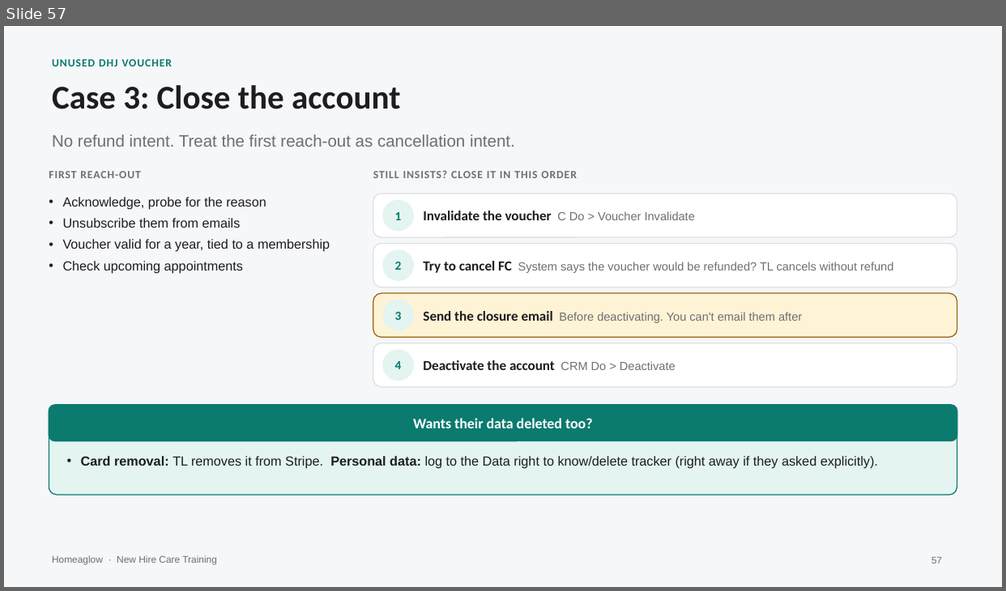
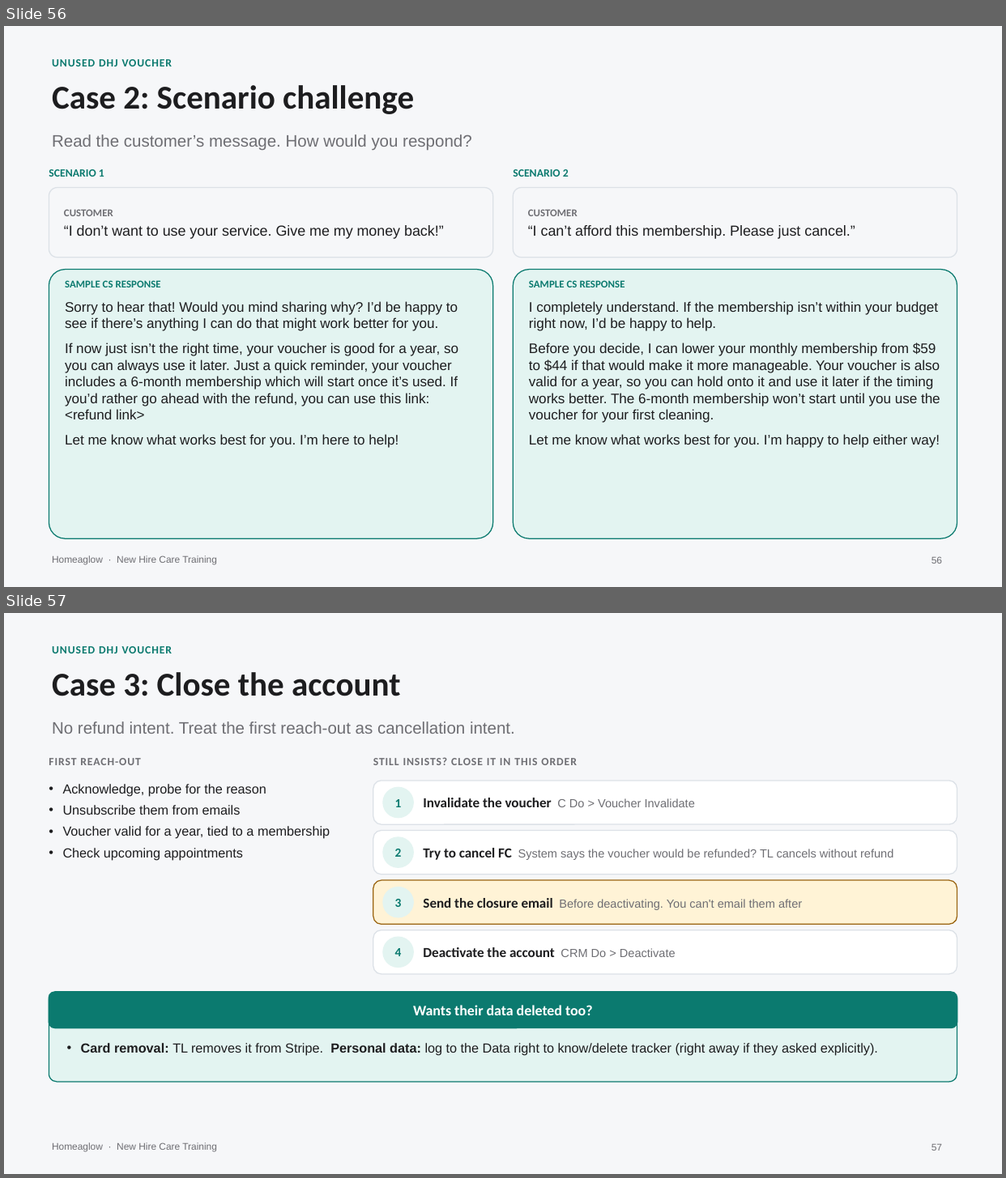
Before and after one commit to anjulimichelle/training, a slide deck: retention-membership-cancellation/retention-membership-cancellation.pptx. Shown one above the other, each under a label of ours: slide 57 before the commit, slides 56 and 57 after it. The pictures are 1006x591 and 1006x1178 pixels, drawn with LibreOffice and Linux fonts; fonts in the diff are those of the drawing. Boxes give left, top, right and bottom in pixels: in the first picture for what was removed or moved away, otherwise in the second. Text is boxed around its words. In the diff, an @@ line names an element or a change of style, - is before the commit and + after.

```diff
--- a/retention-membership-cancellation/retention-membership-cancellation.pptx
+++ b/retention-membership-cancellation/retention-membership-cancellation.pptx
@@ slide 56 added at (4, 26, 1002, 587), background #F6F7F9; not listed: 1 template element that a slide beside it also shows @@
@@ text added at (52, 59, 172, 66), 8 pt, text #0B7A6F, bold @@
+UNUSED DHJ VOUCHER
@@ text added at (52, 85, 414, 114), 24 pt, text #1D1D1F, bold @@
+Case 2: Scenario challenge
@@ text added at (52, 135, 471, 150), 12 pt, text #6E6E73 @@
+Read the customer’s message. How would you respond?
@@ text added at (49, 169, 104, 177), 8 pt, text #0B7A6F, bold @@
+SCENARIO 1
@@ text added at (513, 169, 569, 177), 8 pt, text #0B7A6F, bold @@
+SCENARIO 2
@@ rounded rectangle added at (49, 188, 493, 258), fill #F6F7F9, outline #DCE1E7 0.75 pt @@
@@ rounded rectangle added at (513, 188, 957, 258), fill #F6F7F9, outline #DCE1E7 0.75 pt @@
@@ text added at (64, 209, 444, 239), 10.5 pt, text #1D1D1F @@
+CUSTOMER
+“I don’t want to use your service. Give me my money back!”
@@ text added at (528, 209, 854, 239), 10.5 pt, text #1D1D1F @@
+CUSTOMER
+“I can’t afford this membership. Please just cancel.”
@@ rounded rectangle added at (49, 270, 493, 539), fill #E3F4F1, outline #0B7A6F 0.75 pt @@
@@ text added at (65, 280, 458, 448), 10 pt, text #1D1D1F @@
+SAMPLE CS RESPONSE
+Sorry to hear that! Would you mind sharing why? I’d be happy to see if there’s anything I can do that might work better for you.
+If now just isn’t the right time, your voucher is good for a year, so you can always use it later. Just a quick reminder, your voucher includes a 6-month membership which will start once it’s used. If you’d rather go ahead with the refund, you can use this link: <refund link>
+Let me know what works best for you. I’m here to help!
@@ rounded rectangle added at (513, 270, 957, 539), fill #E3F4F1, outline #0B7A6F 0.75 pt @@
@@ text added at (529, 280, 940, 448), 10 pt, text #1D1D1F @@
+SAMPLE CS RESPONSE
+I completely understand. If the membership isn’t within your budget right now, I’d be happy to help.
+Before you decide, I can lower your monthly membership from $59 to $44 if that would make it more manageable. Your voucher is also valid for a year, so you can hold onto it and use it later if the timing works better. The 6-month membership won’t start until you use the voucher for your first cleaning.
+Let me know what works best for you. I’m happy to help either way!
@@ text added at (214, 348, 328, 356), 9 pt, text #6E6E73 @@
+Write your reply first.
@@ text added at (678, 348, 792, 361), 9 pt, text #6E6E73 @@
+Write your reply first.
@@ page number added at (931, 557, 942, 564), 7 pt, text #6E6E73 @@
+56
```
Also in this commit, not shown: 1 slide changed, 1 slide removed, 1 other file.
